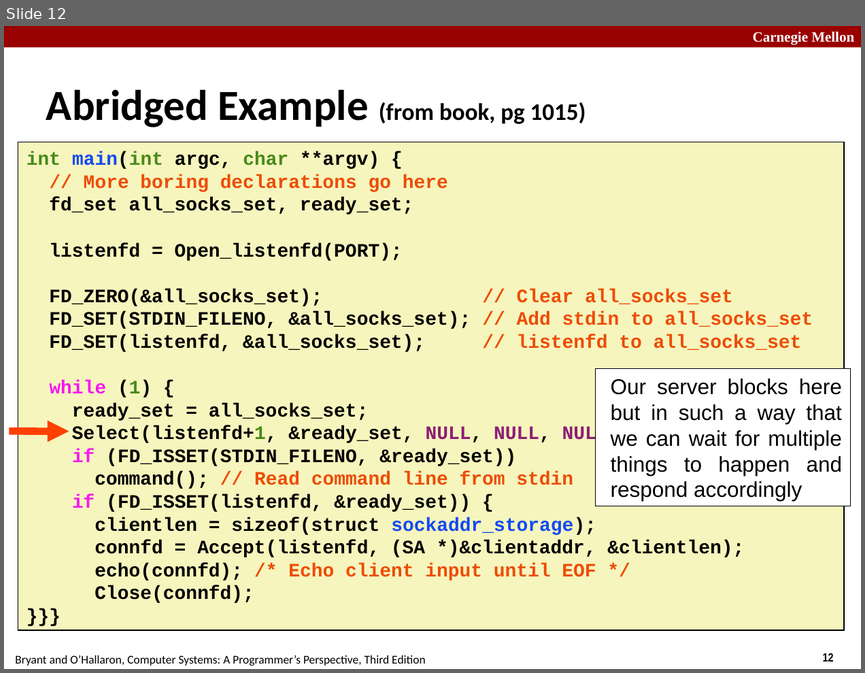
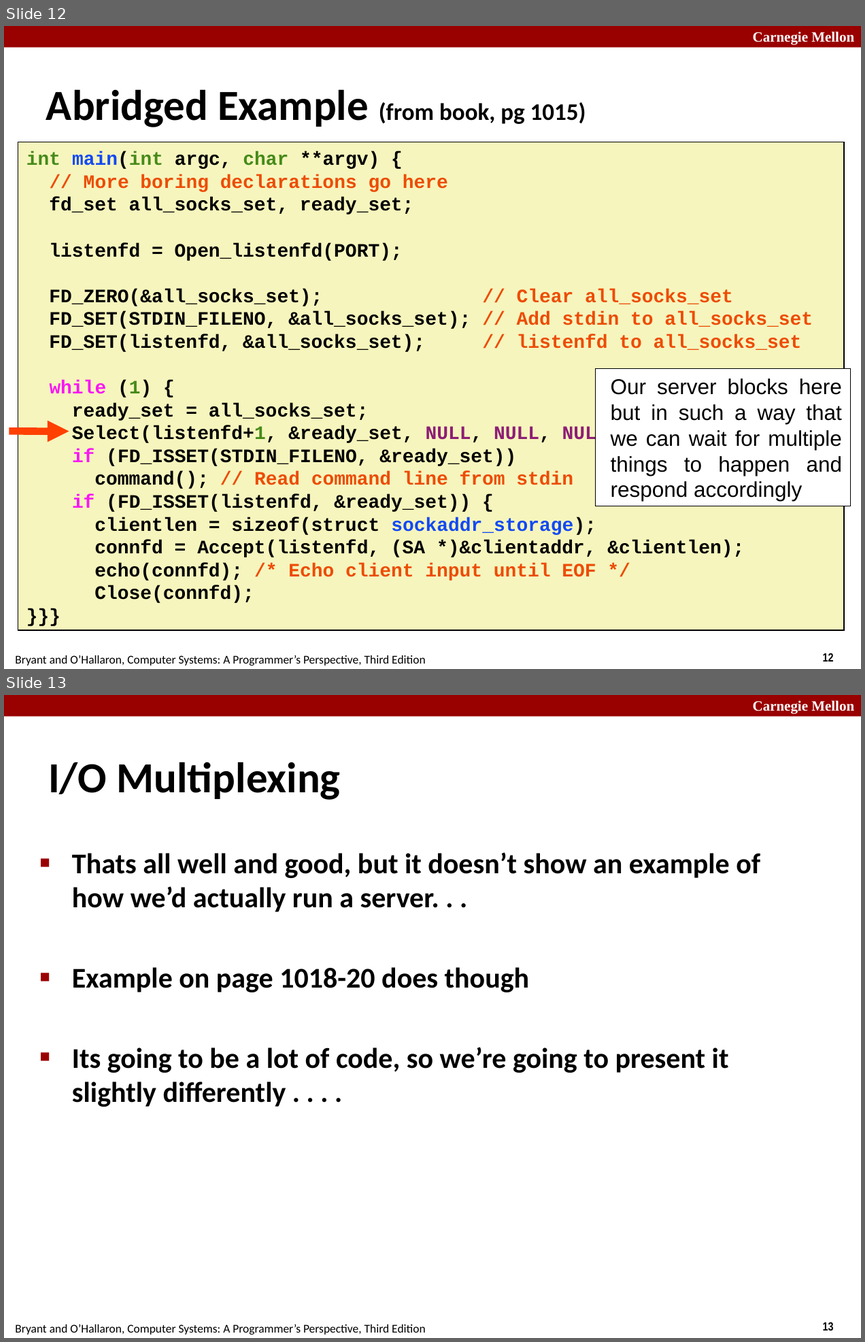
Before and after one commit to diku-compSys/compSys-e2021-pub, a slide deck: lectures/211122_performance/performance.odp. Shown one above the other, each under a label of ours: slide 12 before the commit, slides 12 and 13 after it. The pictures are 865x673 and 865x1342 pixels, drawn with LibreOffice and Linux fonts; fonts in the diff are those of the drawing. Boxes give left, top, right and bottom in pixels: in the first picture for what was removed or moved away, otherwise in the second. Text is boxed around its words. In the diff, an @@ line names an element or a change of style, - is before the commit and + after.

```diff
--- a/lectures/211122_performance/performance.odp
+++ b/lectures/211122_performance/performance.odp
@@ slide 13 added at (4,695,861,1338), background #FFFFFF; not listed: 4 template elements that a slide beside it also shows @@
@@ title added at (48,762,341,800), 36 pt, text #000000, bold @@
+I/O Multiplexing
@@ text added at (72,852,760,1106), 24 pt, text #000000, bold @@
+■ Thats all well and good, but it doesn’t show an example of how we’d actually run a server. . .
+■ Example on page 1018-20 does though
+■ Its going to be a lot of code, so we’re going to present it slightly differently . . . .
```
Also in this commit, not shown: 3 slides changed, 17 other slides added, 1 slide removed, 1 other file.
